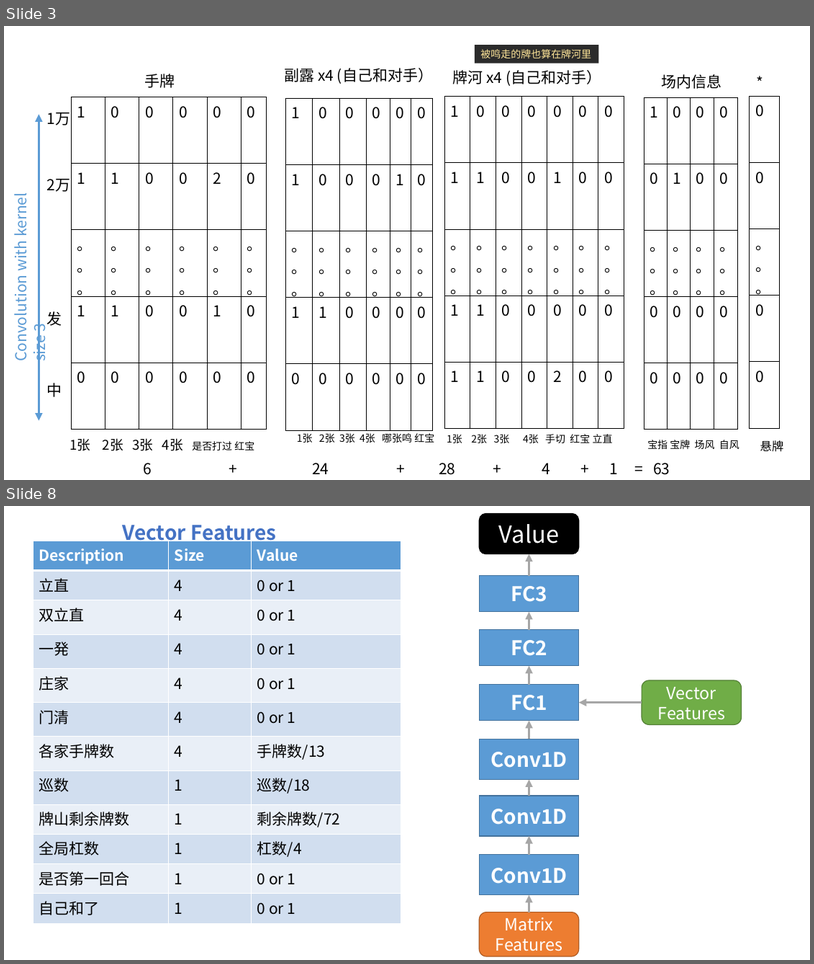
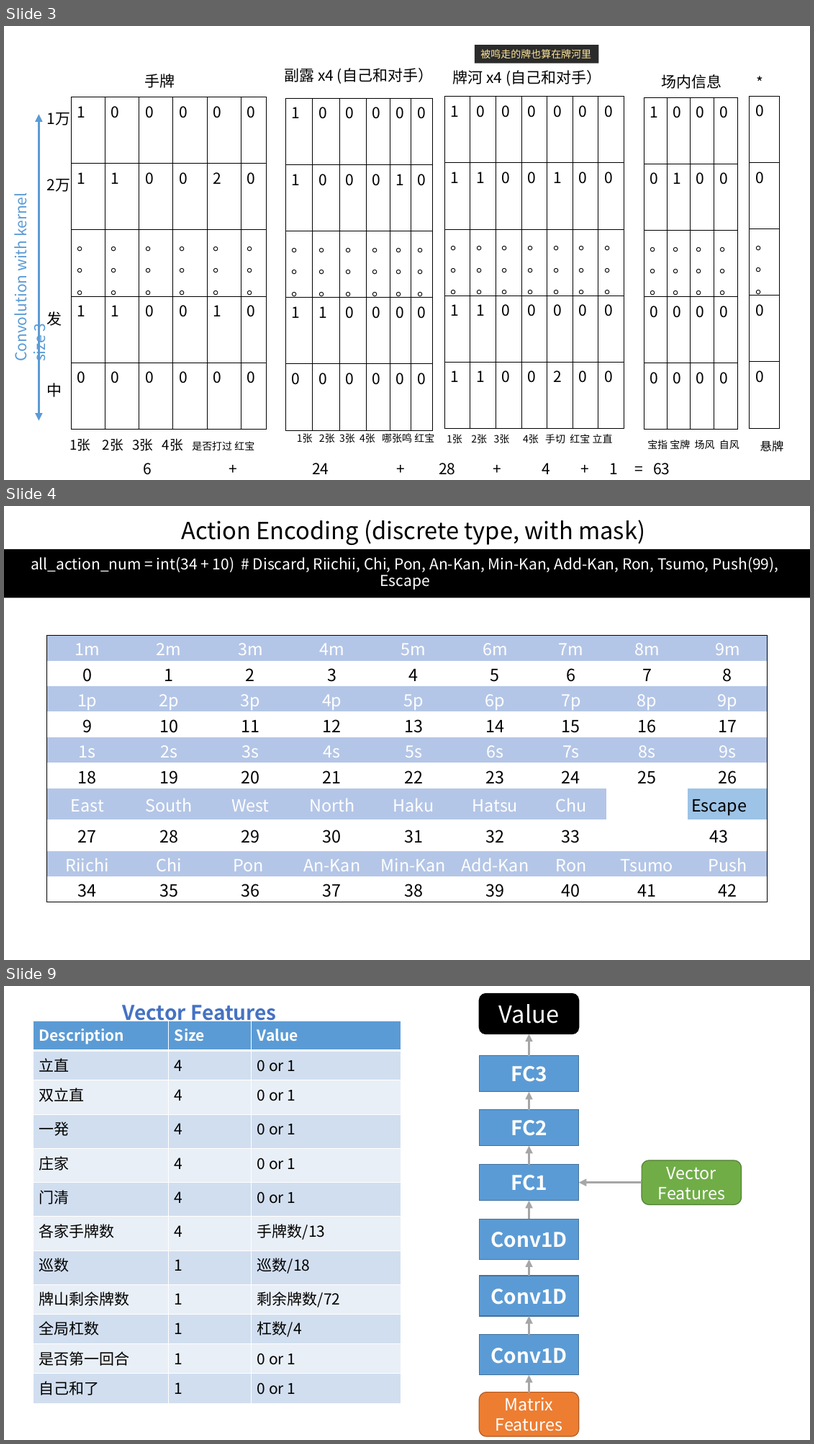
Before and after one commit to zyr17/mahjong, a slide deck: AI/FrostVer3.pptx. Shown one above the other, each under a label of ours: slides 3 and 8 before the commit, slides 3, 4 and 9 after it; the slides between them are not shown. The pictures are 814x964 and 814x1444 pixels, drawn with LibreOffice and Linux fonts; fonts in the diff are those of the drawing. Boxes give left, top, right and bottom in pixels: in the first picture for what was removed or moved away, otherwise in the second. Text is boxed around its words. In the diff, an @@ line names an element or a change of style, - is before the commit and + after.

```diff
--- a/AI/FrostVer3.pptx
+++ b/AI/FrostVer3.pptx
@@ slide 4 added at [4, 506, 810, 960], background #FFFFFF @@
@@ text added at [181, 520, 646, 545], 28 pt, text #000000 @@
+Action Encoding (discrete type, with mask)
@@ rectangle added at [4, 549, 810, 598], fill #000000 @@
@@ text added at [31, 557, 779, 590], 18 pt, text #FFFFFF @@
+all_action_num = int(34 + 10) # Discard, Riichii, Chi, Pon, An-Kan, Min-Kan, Add-Kan, Ron, Tsumo, Push(99), Escape
@@ table added at [46, 635, 768, 906], 10 rows, 9 columns @@
+1m | 2m | 3m | 4m | 5m | 6m | 7m | 8m | 9m
+0 | 1 | 2 | 3 | 4 | 5 | 6 | 7 | 8
+1p | 2p | 3p | 4p | 5p | 6p | 7p | 8p | 9p
+9 | 10 | 11 | 12 | 13 | 14 | 15 | 16 | 17
+1s | 2s | 3s | 4s | 5s | 6s | 7s | 8s | 9s
+18 | 19 | 20 | 21 | 22 | 23 | 24 | 25 | 26
+East | South | West | North | Haku | Hatsu | Chu |  | Escape
+27 | 28 | 29 | 30 | 31 | 32 | 33 |  | 43
+Riichi | Chi | Pon | An-Kan | Min-Kan | Add-Kan | Ron | Tsumo | Push
+34 | 35 | 36 | 37 | 38 | 39 | 40 | 41 | 42
@@ what was slide 8 is now slide 9 @@
```
Also in this commit, not shown: 4 slides changed, 1 other slide added, 1 slide removed, 2 other files.
